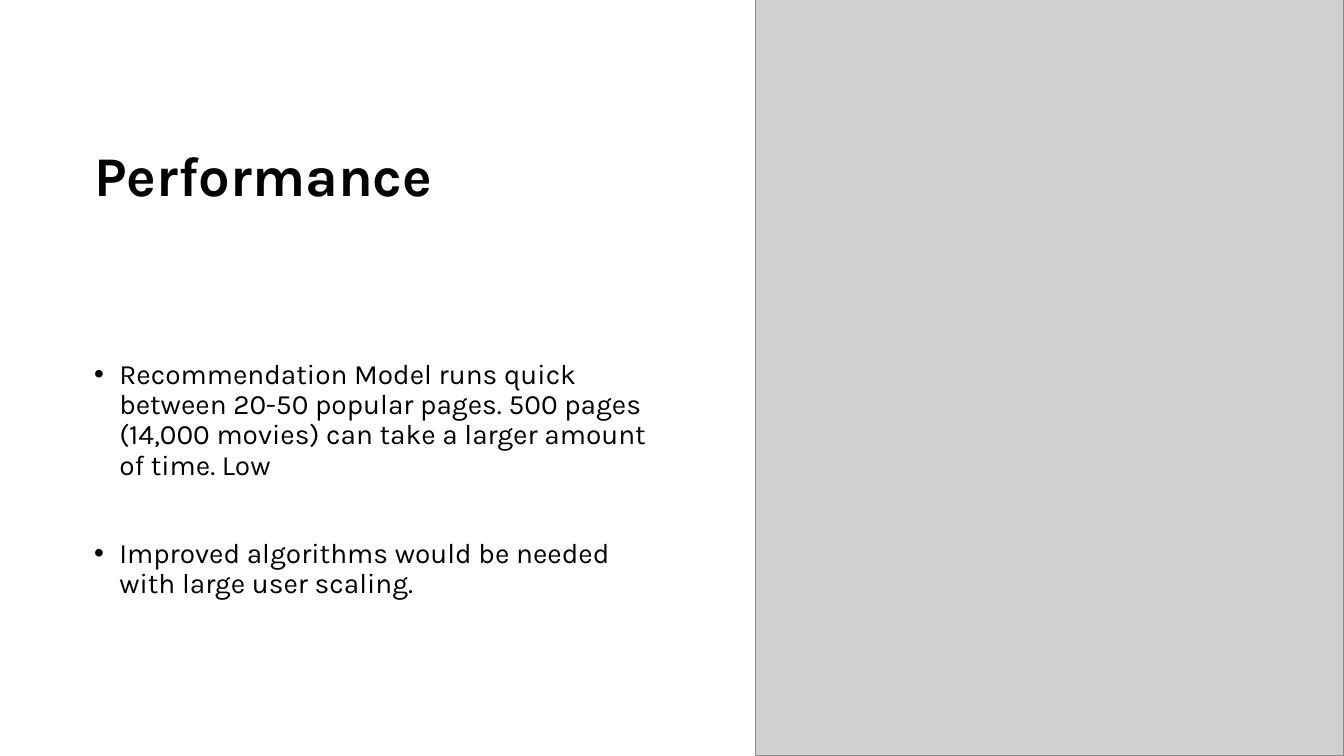
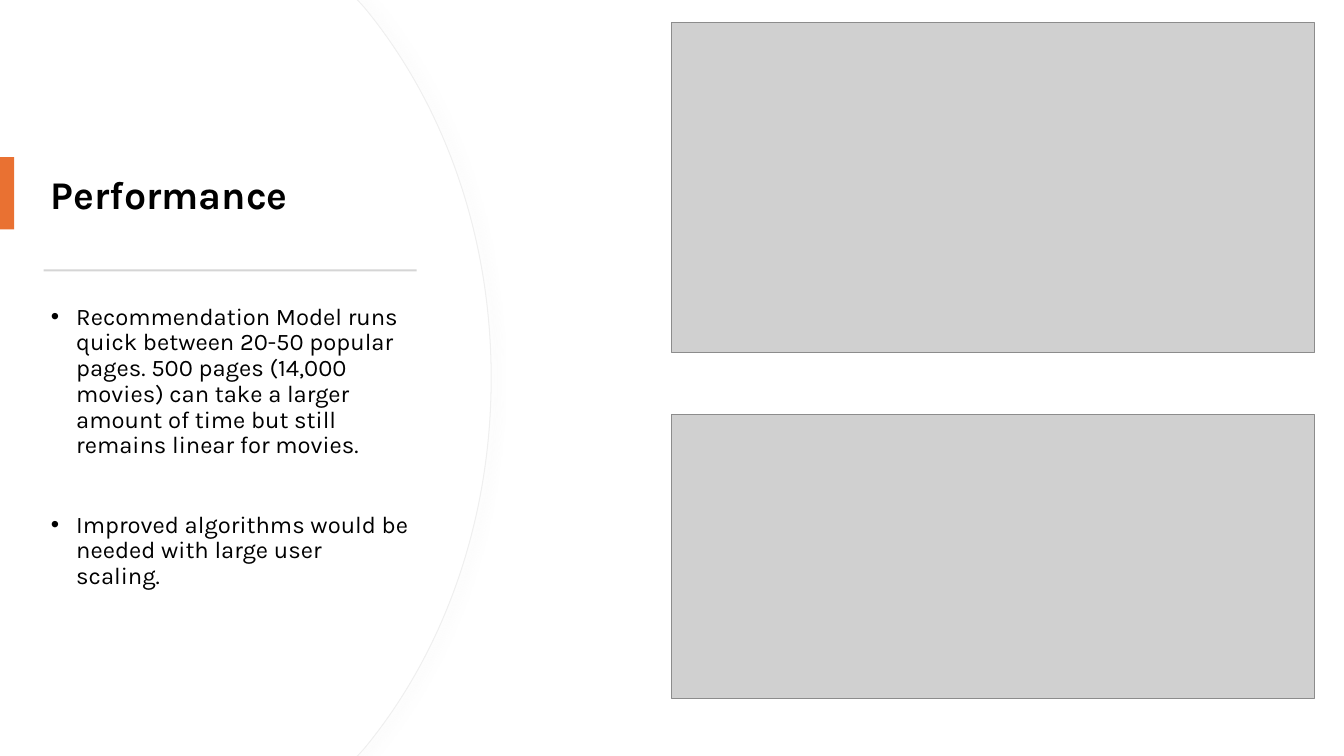
Before and after one commit to RaiiDeNx7/MovieMeter, a slide deck: slide 12 of Documentation/Final Presentation Slides.pptx (slide 14 before the commit). Drawn at 1344x756 pixels with LibreOffice and Linux fonts; fonts in the diff are those of the drawing; grey boxes stand for pictures. Boxes give left, top, right and bottom in pixels: in the first picture for what was removed or moved away, otherwise in the second. Text is boxed around its words. In the diff, an @@ line names an element or a change of style, - is before the commit and + after.

Commit message:
Final slides update

```diff
--- a/Documentation/Final Presentation Slides.pptx
+++ b/Documentation/Final Presentation Slides.pptx
@@ freeform shape added at <box>0,0,491,756</box>, fill #FFFFFF, outline #EFEFEF 0.75 pt @@
@@ freeform shape added at <box>0,0,490,756</box>, fill #FFFFFF @@
@@ picture added at <box>673,23,1316,353</box> @@
@@ picture removed at <box>756,0,1344,756</box> @@
@@ title "Performance": place and size @@
-title "Performance" at <box>94,157,432,197</box>
+title "Performance" at <box>51,181,288,210</box>
@@ title "Performance" at <box>51,181,288,210</box>: size 40 to 28 pt @@
@@ rectangle added at <box>0,157,14,230</box>, fill #E97132 @@
@@ rectangle added at <box>43,269,416,271</box>, fill #D5D5D5 @@
@@ text "Recommendation Model runs quick between ...": place and size @@
-text "Recommendation Model runs quick between ..." at <box>119,364,645,600</box>
+text "Recommendation Model runs quick between ..." at <box>76,308,408,590</box>
@@ text "Recommendation Model runs quick between ..." at <box>76,308,408,590</box>: vertical alignment middle to top @@
@@ text at <box>76,308,398,454</box>: text changed; size 20 to 17 pt @@
-• Recommendation Model runs quick between 20-50 popular pages. 500 pages (14,000 movies) can take a larger amount of time. Low
+• Recommendation Model runs quick between 20-50 popular pages. 500 pages (14,000 movies) can take a larger amount of time but still remains linear for movies.
@@ picture added at <box>673,414,1316,699</box> @@
@@ text at <box>76,516,408,590</box>: size 20 to 17 pt in "Improved algorithms would be needed with large ..." @@
```
Also in this commit, not shown: 1 other slide changed, 2 slides removed.
